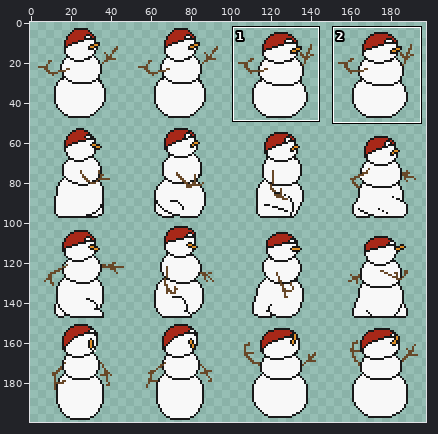
Two versions of one sprite sheet, Assets/Sprites/snowman/snowman.png. The picture above shows the old version from afar; the outline marks the close-up.
Close-up. Before the edit:
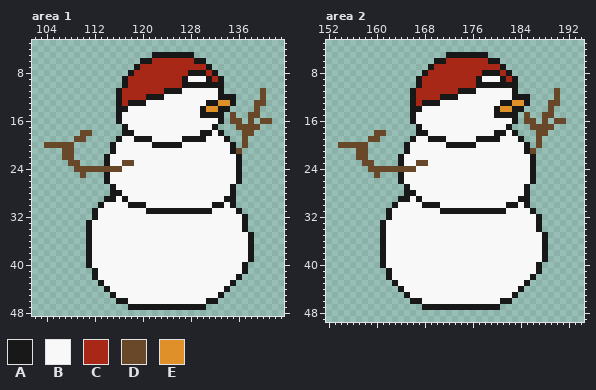
The file is 200x200 pixels. Shown: area 1: x 102..143, y 3..48; area 2: x 152..194, y 3..49. The wide view leaves out empty margins. The commit also changed other parts of the picture, which this record leaves out.
Palette (. is transparent): A #181818  B #f8f8f8  C #a82818  D #684828  E #e09028
After the commit:
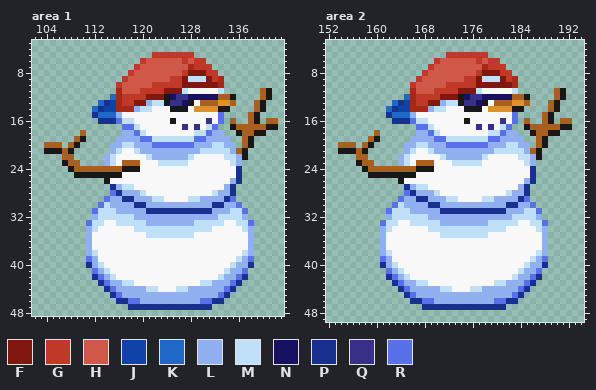
Colours new in this view: F #801810  G #c03828  H #d05848  J #1043a8  K #2068c8  L #90b0f0  M #c0e0f8  N #181060  P #183090  Q #383088  R #5870e8
Change:
colour D: #684828 -> #a86020
Changed rows in their new state; - is a pixel that keeps its letter.
Area 1:
first column x 104:
 5 ------------------GGGGGGG--------------
 6 ----------------GHHHHHHGHGG------------
 7 ---------------GHHHHHHHH-GGG-----------
 8 --------------GHHHHHHHHGFFFGG----------
 9 -------------GHHHHHHHGGFMMMFGC---------
10 ------------GHHHHHGGGGGFFFFFFC---------
11 ------------CHHHGGGGFFFM-----M-------A-
12 -----------KCGGGGFFFANQQNNNNNDD------A-
13 ---------KPJCGGFFLMMAQQNA-DDD--D----A--
14 --------KPJJCCCLMM---AAA-EE---------A--
15 --------PKKKL-------------BBBR-.---A---
16 ---------PPPRMM------A-----Q-R--.--A.-D
17 -------------RRM-------Q-Q-MR--A----DAA
18 -------.-----LLRM--------MMRLL--A--AA--
19 ------A-----LLLLRRMMMMMMMRRLLLL---A----
20 ---.-A-----LLMMLLLRRRRRRRLLLMMLL--A----
21 AAA-A------LM--MLLLLLLLLLLMMMMML-A-----
22 ----------LM-----MLLLLLLM-----MMLA-----
23 ---A------LM---D---MMMMM-------ML------
24 ----A--------AAA----------------P------
25 -----AAAAA-AA-------------------P------
26 -------------------------------LP------
27 -----------PLMM---------------LP-------
28 -----------RPLLLM-----------MLLP-------
29 ----------RLLPPLLLMM----MMLLLLPR-------
30 ---------RMLLLLPPLLLLLLLLLLLPPLLR------
31 --------RMMMLLLLLPPPPPPPPPPPLLLMMR-----
32 --------LMMMMMMLLLLLLLLLLLLLLMMMML-----
33 -------RMM--MMMMMLLLLLLLLMMMMM--MMR----
34 -------LM------MMMMMMMMMMMMM-----ML----
35 -------L---------MMMMMMMM---------L----
36 -------L--------------------------L----
37 -------L--------------------------L----
38 -------LM------------------------ML----
39 -------RL-----------------------MLR----
40 -------PLM---------------------MLLP----
41 --------RLM-------------------MLLR-----
42 --------PRLM-----------------MLLRP-----
43 ---------PRLLMM-----------MMLLLRP------
44 ----------PRLLLLLMM---MMLLLLLLRP-------
45 -----------PRLLLLLLLLLLLLLLLLRP--------
46 ------------PPRRLLLLLLLLLLRRPP---------
47 --------------PPPPPPPPPPPPPP-----------
Area 2:
first column x 154:
 5 ------------------GGGGGGG--------------
 6 ----------------GHHHHHHGHGG------------
 7 ---------------GHHHHHHHH-GGG-----------
 8 --------------GHHHHHHHHGFFFGG----------
 9 -------------GHHHHHHHGGFMMMFGC---------
10 ------------GHHHHHGGGGGFFFFFFC---------
11 ------------CHHHGGGGFFFM-----M-------A-
12 -----------KCGGGGFFFANQQNNNNNDD------A-
13 ---------KPJCGGFFLMMAQQNA-DDD--D----A--
14 --------KPJJCCCLMM---AAA-EE---------A--
15 --------PKKKL-------------BBBR-.---A---
16 ---------PPPRMM------A-----Q-R--.--A.-D
17 -------------RRM-------Q-Q-MR--A----DAA
18 -------.-----LLRM--------MMRLL--A--AA--
19 ------A-----LLLLRRMMMMMMMRRLLLL---A----
20 ---.-A-----LLMMLLLRRRRRRRLLLMMLL--A----
21 AAA-A------LM--MLLLLLLLLLLMMMMML-A-----
22 ----------LM-----MLLLLLLM-----MMLA-----
23 ---A------LM---D---MMMMM-------ML------
24 ----A--------AAA----------------P------
25 -----AAAAA-AA-------------------P------
26 -------------------------------LP------
27 -----------PLMM---------------LP-------
28 -----------RPLLLM-----------MLLP-------
29 ----------RLLPPLLLMM----MMLLLLPR-------
30 ---------RMLLLLPPLLLLLLLLLLLPPLLR------
31 --------RMMMLLLLLPPPPPPPPPPPLLLMMR-----
32 --------LMMMMMMLLLLLLLLLLLLLLMMMML-----
33 -------RMM--MMMMMLLLLLLLLMMMMM--MMR----
34 -------LM------MMMMMMMMMMMMM-----ML----
35 -------L---------MMMMMMMM---------L----
36 -------L--------------------------L----
37 -------L--------------------------L----
38 -------LM------------------------ML----
39 -------RL-----------------------MLR----
40 -------PLM---------------------MLLP----
41 --------RLM-------------------MLLR-----
42 --------PRLM-----------------MLLRP-----
43 ---------PRLLMM-----------MMLLLRP------
44 ----------PRLLLLLMM---MMLLLLLLRP-------
45 -----------PRLLLLLLLLLLLLLLLLRP--------
46 ------------PPRRLLLLLLLLLLRRPP---------
47 --------------PPPPPPPPPPPPPP-----------
Pixel boxes of the changes (left, top, right, bottom) in both close-ups:
changed: (44, 52, 278, 310)
changed: (338, 52, 572, 310)
